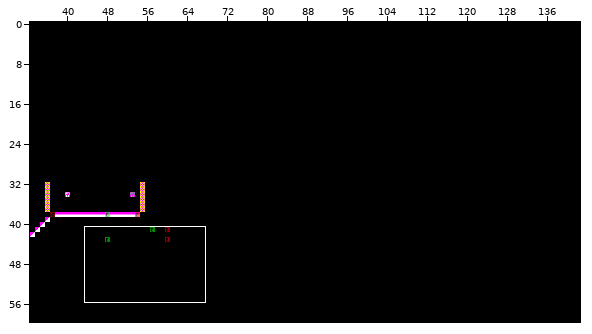
A Tiled map gets an edit: res/levels/level0.tmx. The picture above shows the old version from afar; the outline marks the close-up.
Close-up. As it was:
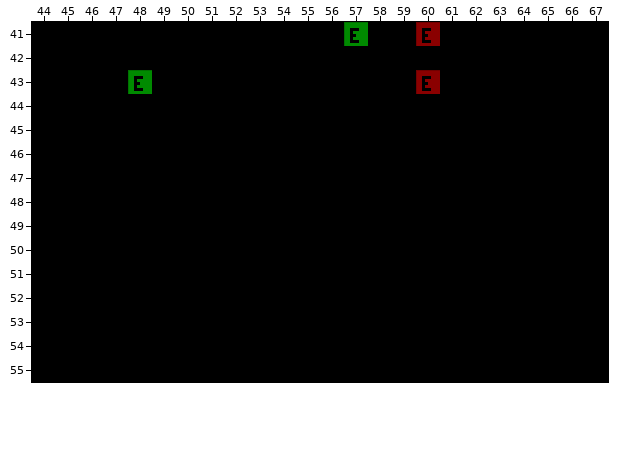
Cells are 8x8 px. Shown: x 44..67, y 41..55. The commit also changed other parts of the map, which this record leaves out.
The same view after the edit:
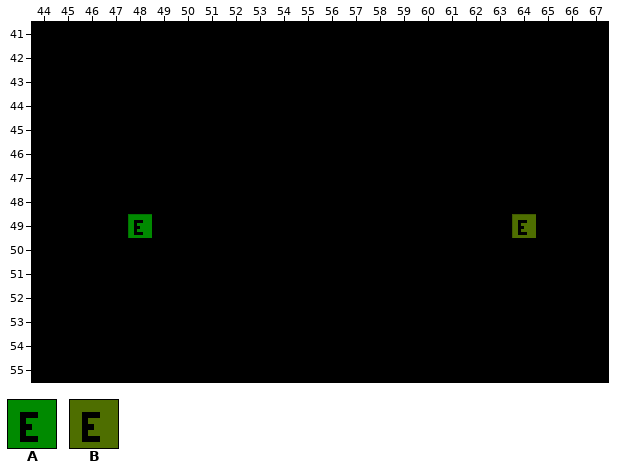
Key: from "tilesheet": A 145, B 161.
_ is an empty cell, . an unchanged one.
Tiles of an added or newly shown layer are drawn over the layers below it.
See-through tiles are keyed as they look on the map.
From old to new:
--- layer "Tile Layer 1"
@@ x 57..60 @@
-41 A..B
+41 _.._
@@ x 48..60 @@
-43 A...........B
+43 _..........._
@@ x 48..64 @@
-49 _..............._
+49 A...............B
--- layer "Tile Layer 2" (now shown)
@@ x 64..64 @@
-49 _
+49 A
